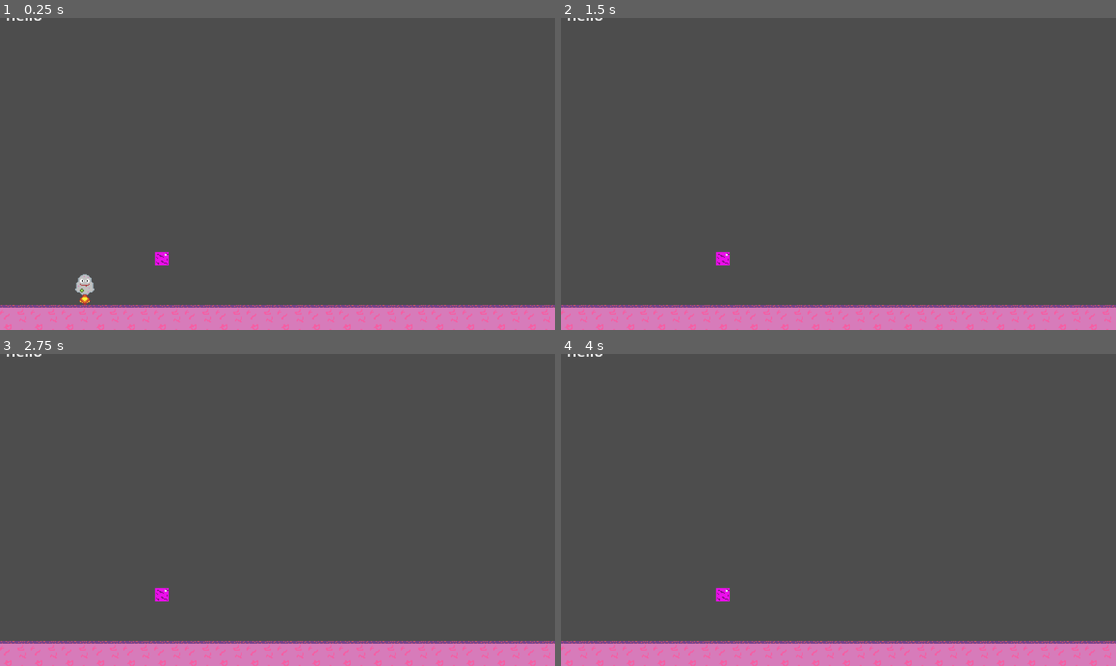
Above: before the commit, frames 1-4 (two rows, left to right).
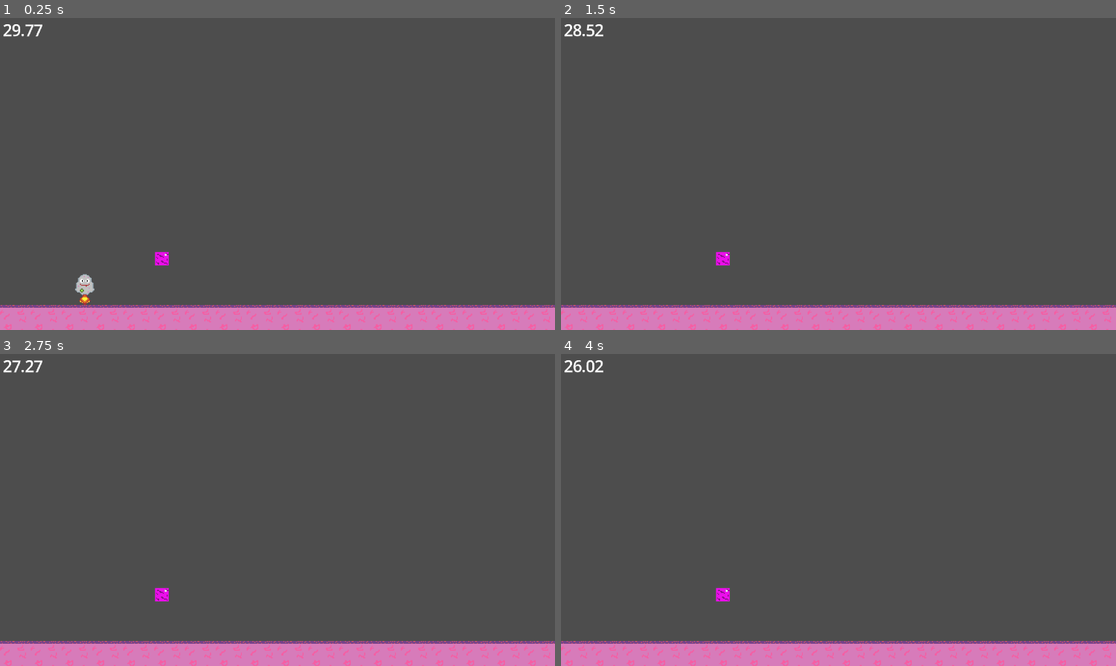
Above: after the commit, the same moments.

Repository: BigMouthInc/CS-IMGD4100GameJam
Game: Godot game, scene res://Scenes/main.tscn
The game is run twice, just before and just after one commit, with the same random seed, the same clock (stepped at 60 frames per second) and the same inputs.
Inputs:
- Up to frame 1 (0.25 s): no input
- Up to frame 2 (1.5 s): hold D (move_right) from 0.53 s (still down); tap S (teleport) at 0.6, 1.35 s; tap W (jump) at 0.77 s
- Up to frame 3 (2.75 s): tap W (jump) at 1.52 s; release D (move_right) at 2.03 s; hold A (move_left) from 2.03 s (still down); tap S (teleport) at 2.1 s
- Up to frame 4 (4 s): release A (move_left) at 2.78 s; hold D (move_right) from 2.78 s (still down); tap S (teleport) at 2.85, 3.6 s; tap W (jump) at 3.02, 3.77 s

The runs differ from the first frame. In frame 1, 0.2% of the frame differs, in the area x 0-8%, y 0-7%; in frame 2, 0.2%; in frame 3, 0.2%; in frame 4, 0.2%.

Commit message:
It's Time...

Diff:
--- /dev/null
+++ b/cs-imgd-4100-game-jam!/Scenes/main.gd
@@ -0,0 +1,8 @@
+extends Node2D
+
+@onready var timer = $Timer
+@onready var time = $Time
+
+
+func _process(delta: float) -> void:
+	time.set_text(str(snapped(timer.get_time_left(), 0.01)))
--- a/cs-imgd-4100-game-jam!/Scenes/main.tscn
+++ b/cs-imgd-4100-game-jam!/Scenes/main.tscn
@@ -1,6 +1,7 @@
-[gd_scene load_steps=6 format=3 uid="uid://cohhxoscsqtkv"]
+[gd_scene load_steps=7 format=3 uid="uid://cohhxoscsqtkv"]
 
 [ext_resource type="PackedScene" uid="uid://ed14snjo0hx4" path="res://Scenes/player.tscn" id="1_jjgbg"]
+[ext_resource type="Script" uid="uid://2n7yx7pp8o07" path="res://Scenes/main.gd" id="1_jjvhh"]
 [ext_resource type="Texture2D" uid="uid://sudloqmybqdx" path="res://Assets/Dirt.png" id="2_bo1nx"]
 [ext_resource type="PackedScene" uid="uid://itvfh853o02w" path="res://Scenes/block.tscn" id="3_8gbba"]
 
@@ -16,6 +17,7 @@
 sources/0 = SubResource("TileSetAtlasSource_8gbba")
 
 [node name="Main" type="Node2D"]
+script = ExtResource("1_jjvhh")
 
 [node name="GameManager" type="Node" parent="."]
 unique_name_in_owner = true
@@ -40,9 +42,9 @@
 one_shot = true
 autostart = true
 
-[node name="Label" type="Label" parent="."]
-offset_left = 6.0
-offset_top = -345.0
-offset_right = 46.0
-offset_bottom = -322.0
-text = "hello"
+[node name="Time" type="Label" parent="."]
+offset_left = 3.0
+offset_top = -328.0
+offset_right = 107.0
+offset_bottom = -264.0
+theme_override_font_sizes/font_size = 16
--- a/cs-imgd-4100-game-jam!/project.godot
+++ b/cs-imgd-4100-game-jam!/project.godot
@@ -14,6 +14,10 @@
 run/main_scene="uid://cohhxoscsqtkv"
 config/features=PackedStringArray("4.5", "Forward Plus")
 config/icon="res://icon.svg"
+
+[gui]
+
+theme/default_font_multichannel_signed_distance_field=true
 
 [input]
 
Not shown, added: cs-imgd-4100-game-jam!/Scenes/main.gd.uid
